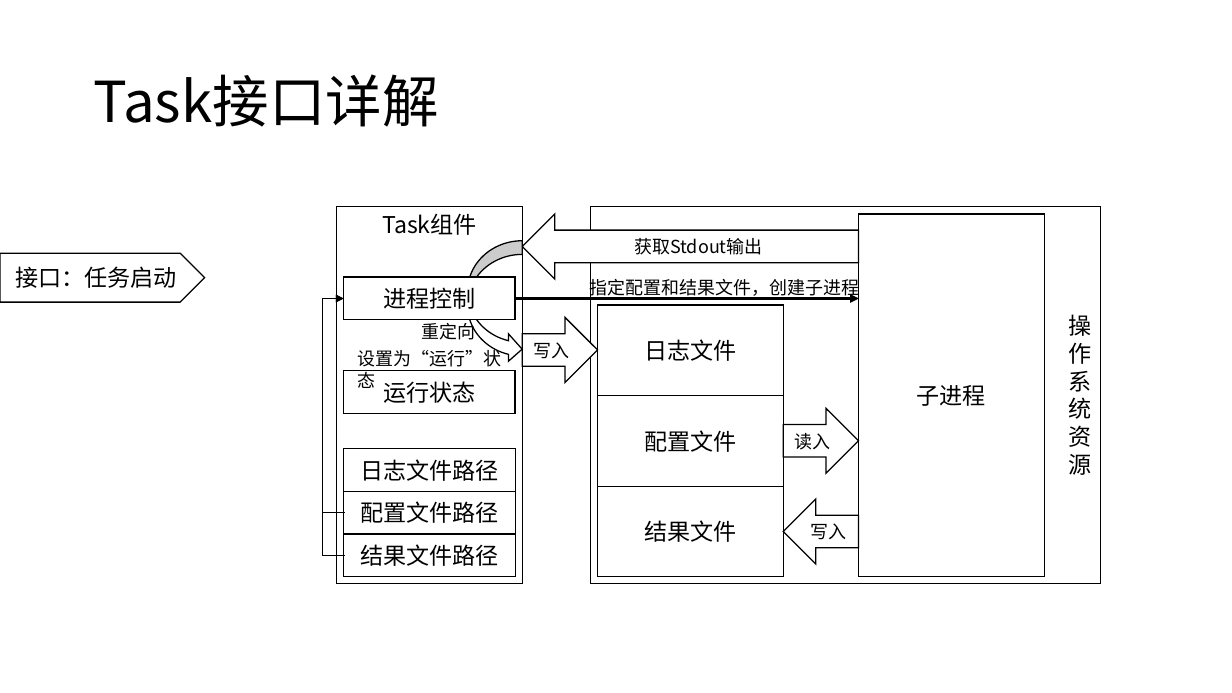
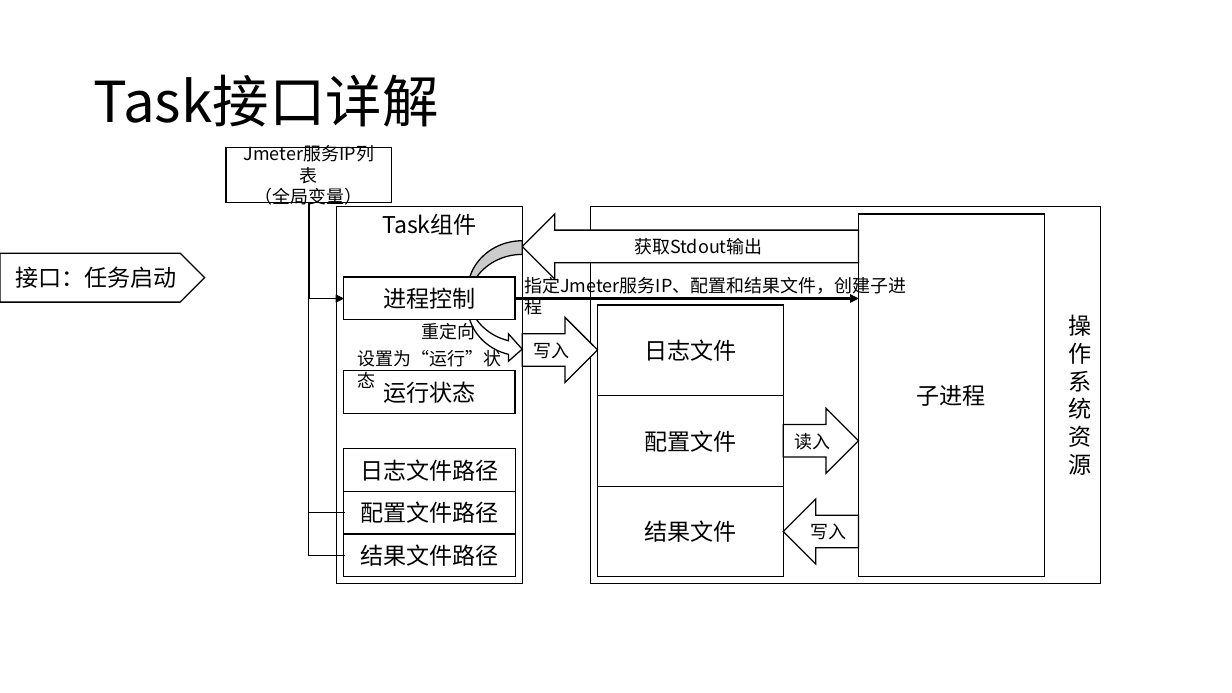
Before and after one commit to WuXiSTC/PressureMeter, a slide deck: slide 15 of 设计图.pptx. Drawn at 1232x693 pixels with LibreOffice and Linux fonts; fonts in the diff are those of the drawing. Boxes give left, top, right and bottom in pixels: in the first picture for what was removed or moved away, otherwise in the second. Text is boxed around its words. In the diff, an @@ line names an element or a change of style, - is before the commit and + after.

```diff
--- a/设计图.pptx
+++ b/设计图.pptx
@@ rectangle added at (226, 148, 392, 202), fill #FFFFFF, outline #000000 1 pt, 14 pt, text #000000 @@
+Jmeter服务IP列表
+（全局变量）
@@ elbow arrow added from (309, 202) to (344, 299), #000000 1.5 pt @@
@@ elbow arrow (345, 555) - (344, 299): route changed @@
@@ elbow arrow (345, 513) - (344, 299): route changed @@
@@ text at (524, 274, 906, 315): text changed @@
-指定配置和结果文件，创建子进程
+指定Jmeter服务IP、配置和结果文件，创建子进程
```
Also in this commit, not shown: 5 other slides changed, 2 slides added, 4 other files.
